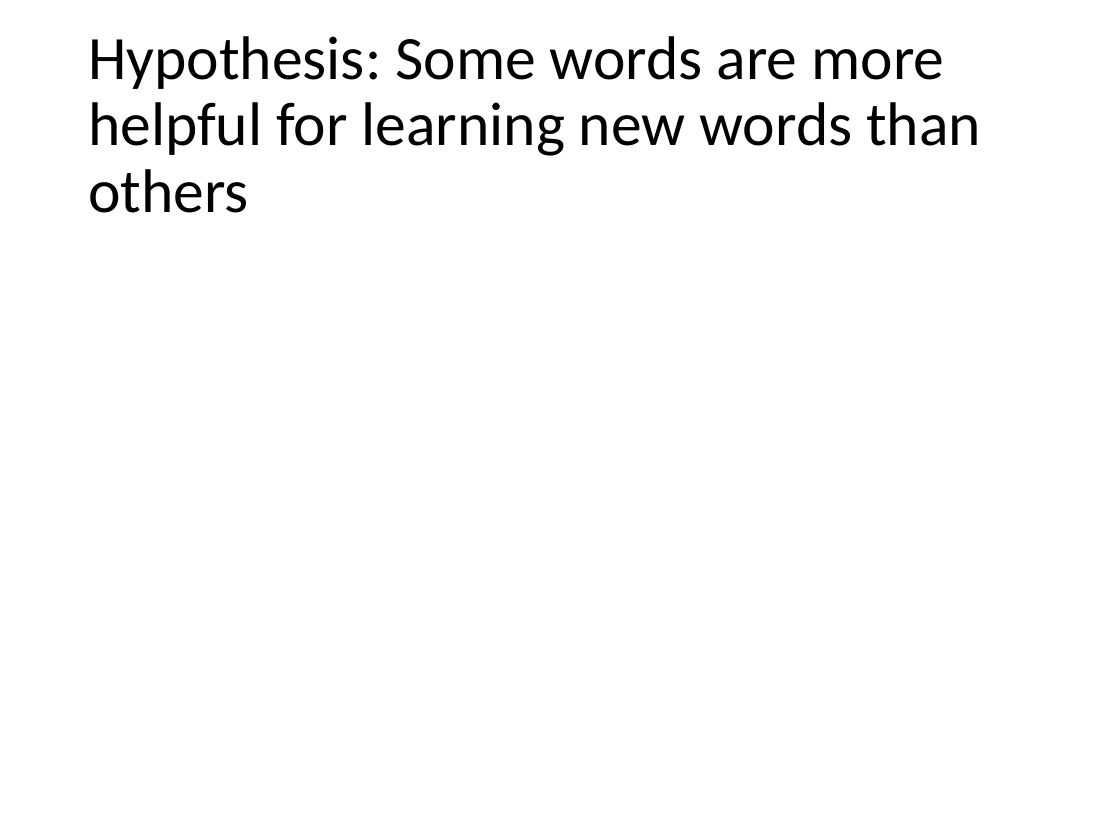
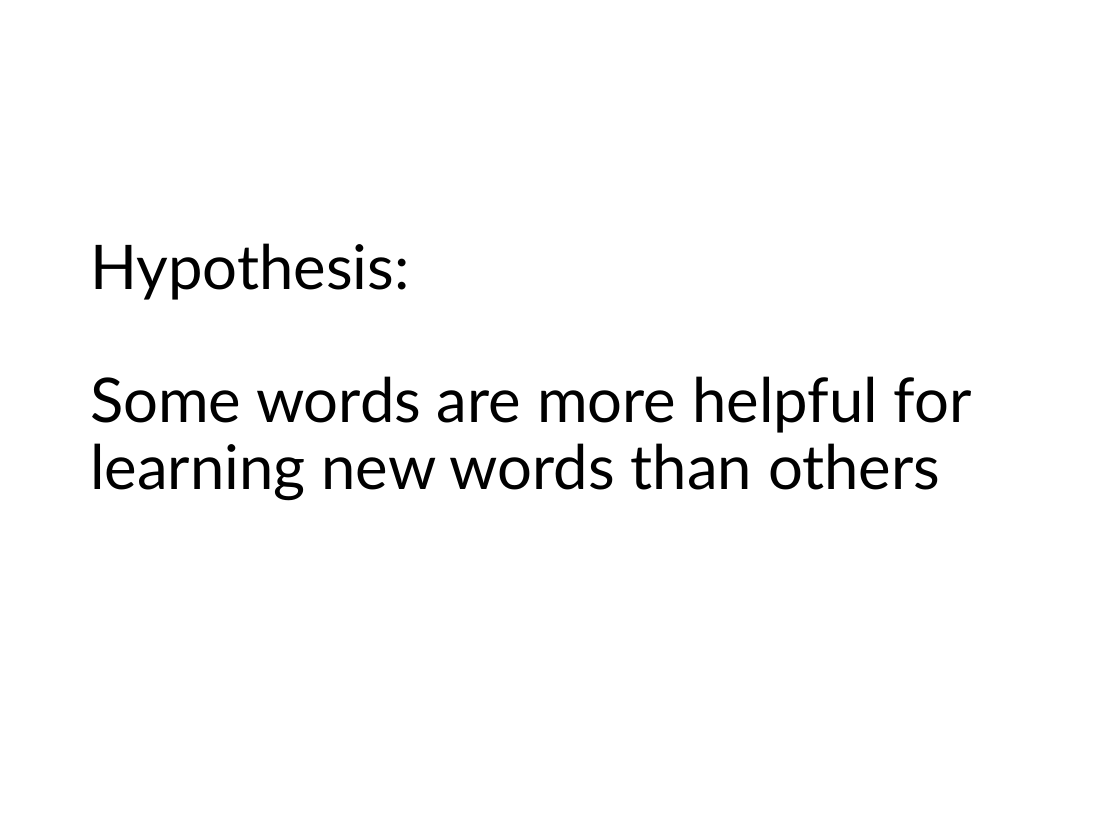
Before and after one commit to nbeckage/VOCAB_SEEDS, a slide deck: slide 3 of talks/lupyan_lab_3_8_18.pptx (slide 4 before the commit). Drawn at 1120x840 pixels with LibreOffice and Linux fonts; fonts in the diff are those of the drawing. Boxes give left, top, right and bottom in pixels: in the first picture for what was removed or moved away, otherwise in the second. Text is boxed around its words. In the diff, an @@ line names an element or a change of style, - is before the commit and + after.

```diff
--- a/talks/lupyan_lab_3_8_18.pptx
+++ b/talks/lupyan_lab_3_8_18.pptx
@@ title "Hypothesis: Some words are more ...": place and size @@
-title "Hypothesis: Some words are more ..." at bbox=[88, 36, 981, 213]
+title "Hypothesis: Some words are more ..." at bbox=[90, 243, 972, 500]
@@ title "Hypothesis: Some words are more ..." at bbox=[90, 243, 972, 500]: font Calibri to Lato @@
```
Also in this commit, not shown: 5 other slides changed, 10 slides added, 2 slides removed, 17 other files.
